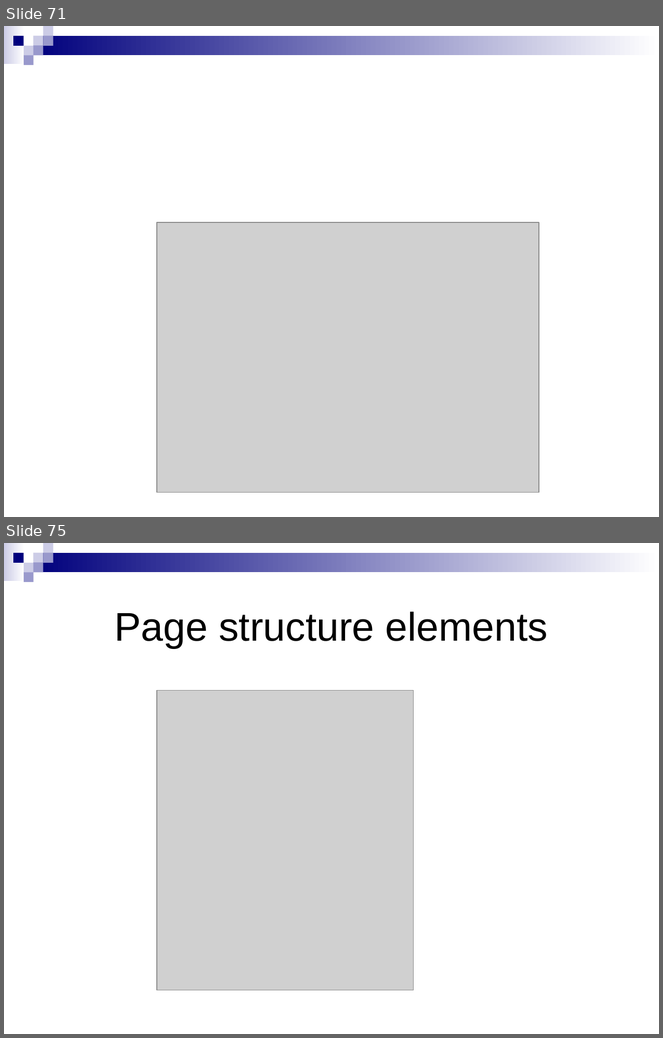
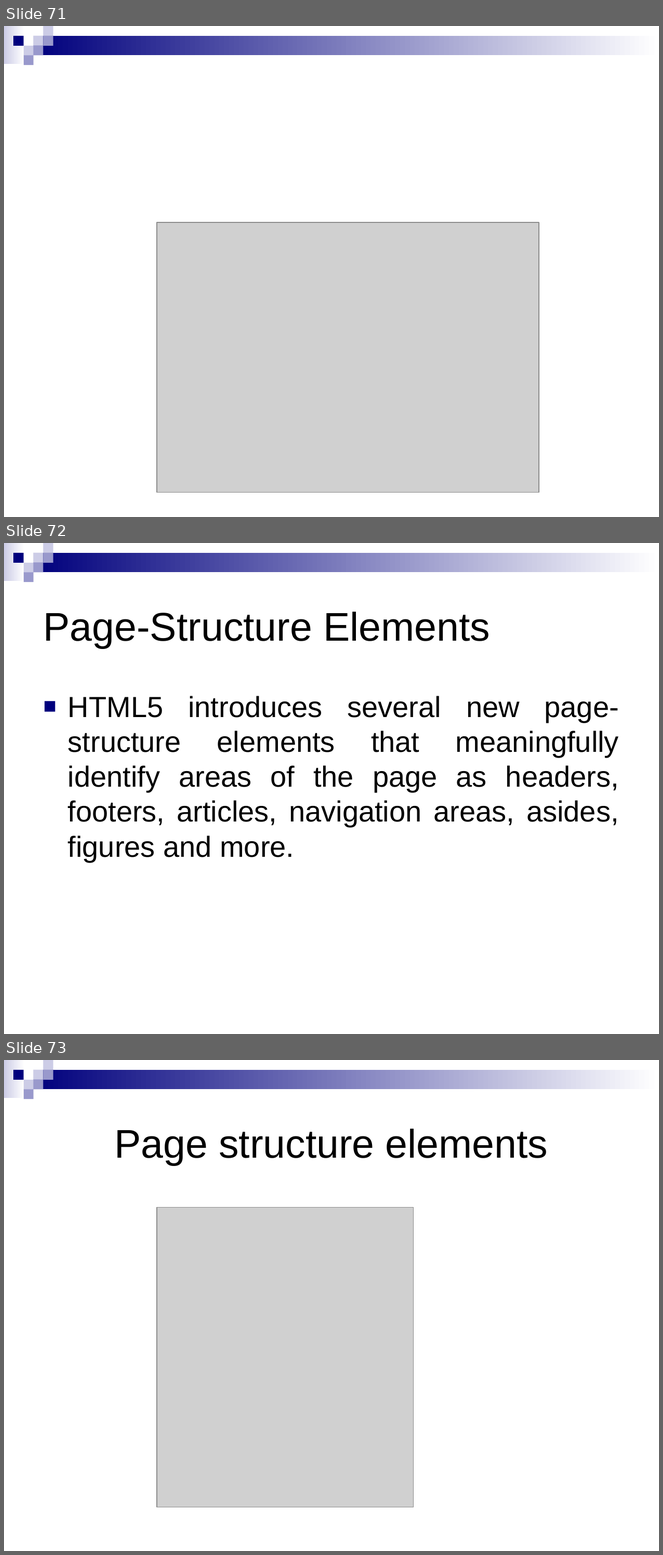
Before and after one commit to IT-GECBH/2020, a slide deck: resources/IT/Module_I.pptx. Shown one above the other, each under a label of ours: slides 71 and 75 before the commit, slides 71, 72 and 73 after it; the slides between them are not shown. The pictures are 663x1038 and 663x1555 pixels, drawn with LibreOffice and Linux fonts; fonts in the diff are those of the drawing; grey boxes stand for pictures. Boxes give left, top, right and bottom in pixels: in the first picture for what was removed or moved away, otherwise in the second. Text is boxed around its words. In the diff, an @@ line names an element or a change of style, - is before the commit and + after.

```diff
--- a/resources/IT/Module_I.pptx
+++ b/resources/IT/Module_I.pptx
@@ slide 72 added at <box>4,543,659,1034</box>, background #FFFFFF; not listed: 9 template elements that a slide beside it also shows @@
@@ title added at <box>44,612,490,649</box>, 44 pt, text #000000 @@
+Page-Structure Elements
@@ text added at <box>68,696,619,862</box>, 32 pt, text #000000 @@
+■ HTML5 introduces several new page-structure elements that meaningfully identify areas of the page as headers, footers, articles, navigation areas, asides, figures and more.
@@ what was slide 75 is now slide 73 @@
```
Also in this commit, not shown: 2 slides changed, 1 other slide added, 4 slides removed, 27 other files.
